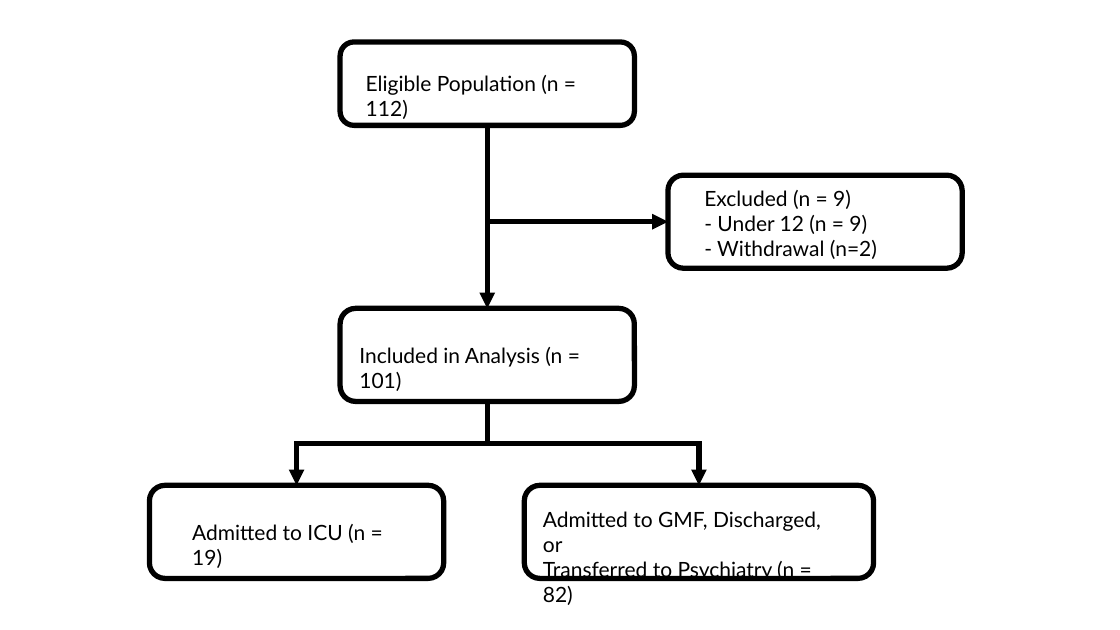
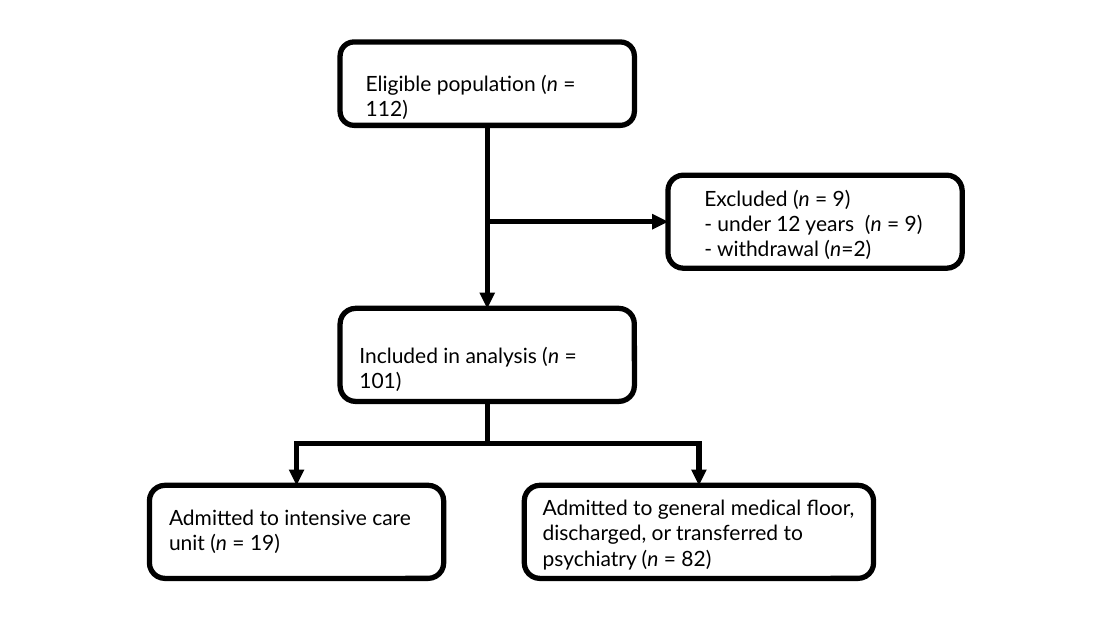
Before and after one commit to mac389/INTOXICATE, a slide deck: slide 1 of writing/figures/study-flowchart.pptx. Drawn at 1120x630 pixels with LibreOffice and Linux fonts; fonts in the diff are those of the drawing. Boxes give left, top, right and bottom in pixels: in the first picture for what was removed or moved away, otherwise in the second. Text is boxed around its words. In the diff, an @@ line names an element or a change of style, - is before the commit and + after.

```diff
--- a/writing/figures/study-flowchart.pptx
+++ b/writing/figures/study-flowchart.pptx
@@ text at [366, 75, 558, 119]: text changed @@
-Eligible Population (n = 112)
+Eligible population (n = 112)
@@ text at [704, 190, 851, 209]: italic on in "(n" @@
@@ text at [717, 215, 923, 259]: text changed @@
-- Under 12 (n = 9)
-- Withdrawal (n=2)
+- under 12 years (n = 9)
+- withdrawal (n=2)
@@ text at [359, 347, 559, 391]: text changed @@
-Included in Analysis (n = 101)
+Included in analysis (n = 101)
@@ text at [169, 509, 411, 553]: text changed @@
-Admitted to ICU (n = 19)
+Admitted to intensive care unit (n = 19)
@@ text at [543, 499, 855, 570]: text changed @@
-Admitted to GMF, Discharged, or
-Transferred to Psychiatry (n = 82)
+Admitted to general medical floor,
+discharged, or transferred to
+psychiatry (n = 82)
```
Also in this commit, not shown: 1 other file.
